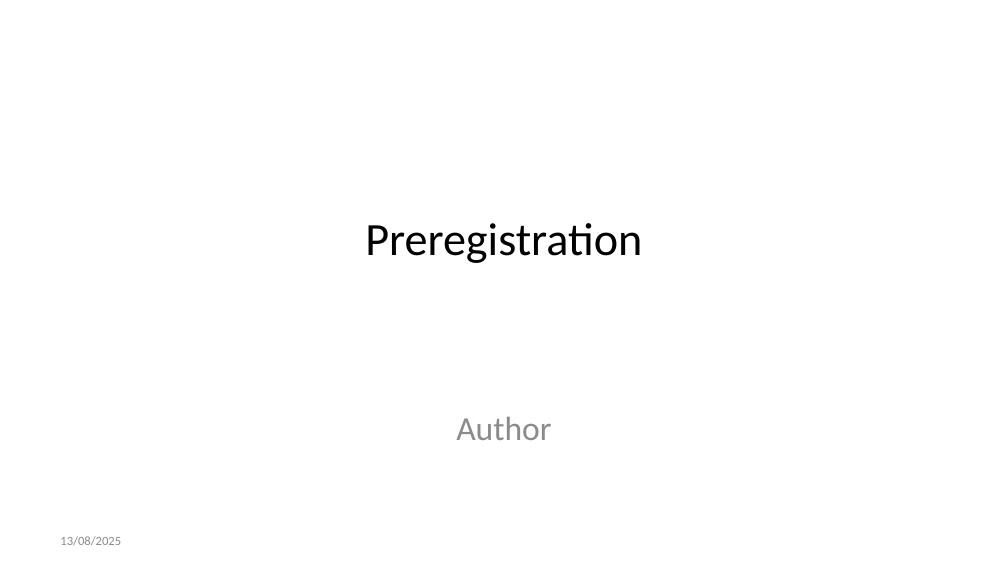
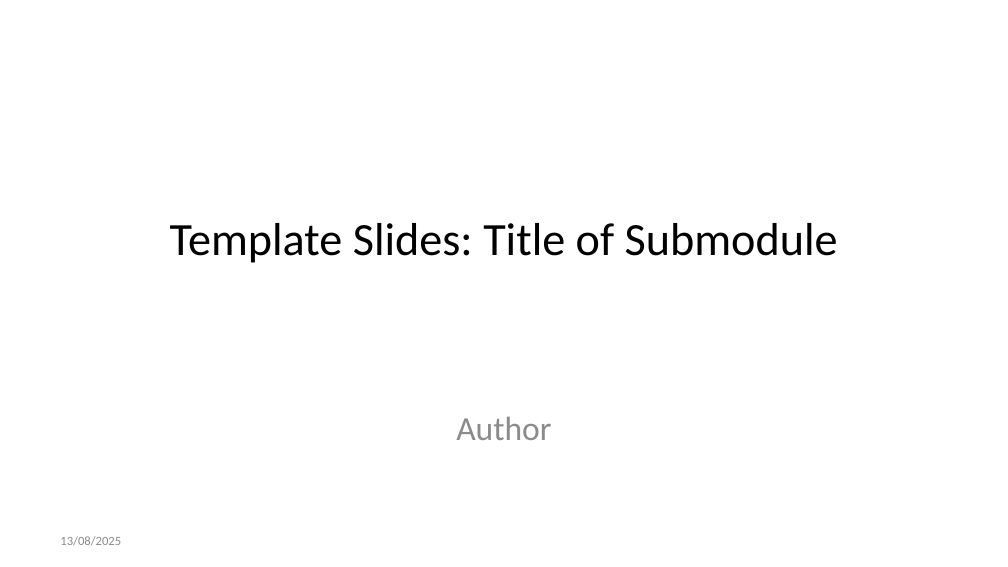
Before and after one commit to lmu-osc/train-the-trainer-student-track-OS, a slide deck: slide 1 of _site/materials/module-3/M3-S6-GitHub/M3-S6-GitHub-slides.pptx. Drawn at 1008x567 pixels with LibreOffice and Linux fonts; fonts in the diff are those of the drawing. Boxes give left, top, right and bottom in pixels: in the first picture for what was removed or moved away, otherwise in the second. Text is boxed around its words. In the diff, an @@ line names an element or a change of style, - is before the commit and + after.

```diff
--- a/_site/materials/module-3/M3-S6-GitHub/M3-S6-GitHub-slides.pptx
+++ b/_site/materials/module-3/M3-S6-GitHub/M3-S6-GitHub-slides.pptx
@@ title at [170, 223, 838, 263]: text changed @@
-Preregistration
+Template Slides: Title of Submodule
```
Also in this commit, not shown: 1 slide added, 33 other files.
